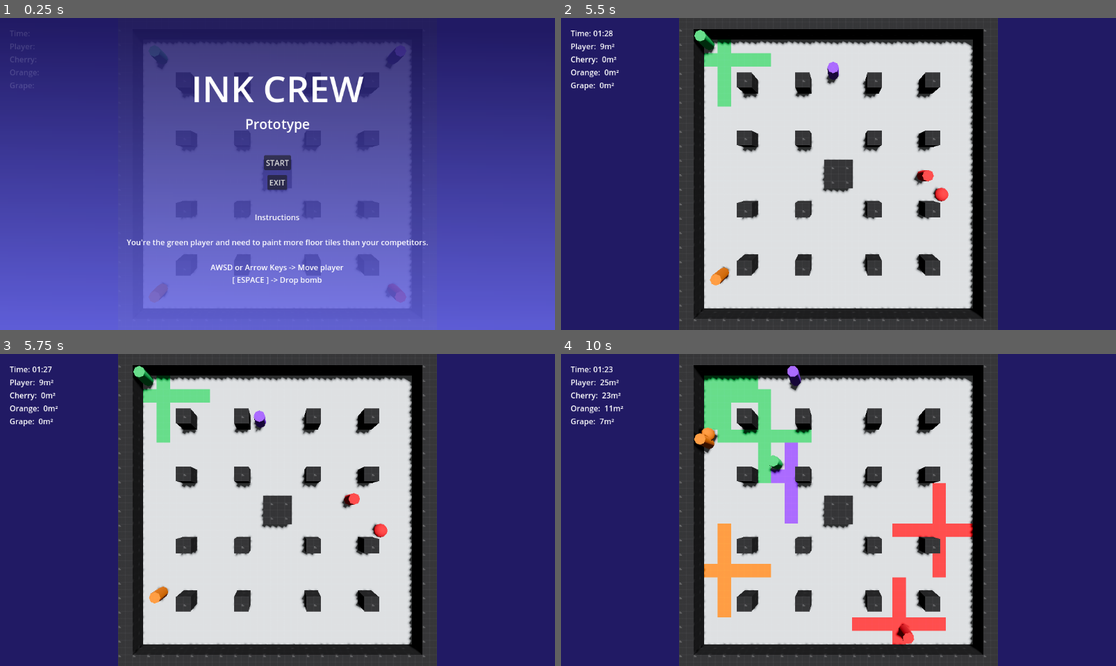
Above: before the commit, frames 1-4 (two rows, left to right).
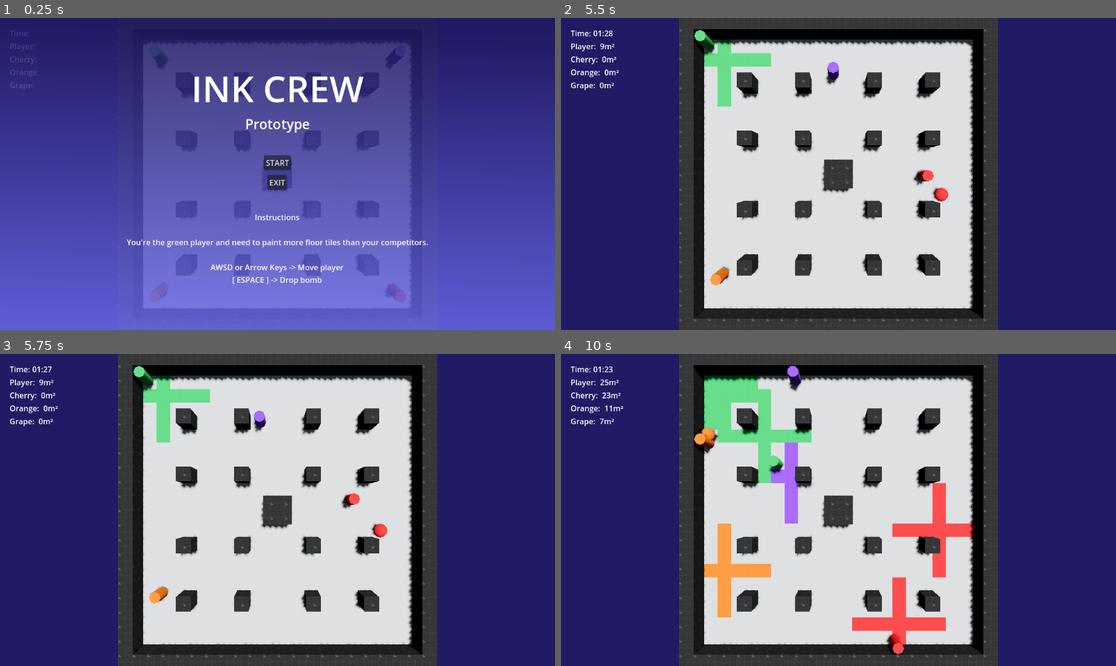
Above: after the commit, the same moments.

Repository: Urutau-Games/ink-crew
Game: Godot game, scene res://match.tscn
Same seed, same stepped clock (60 frames per second), same inputs: the game is played once before the commit and once after it.
Inputs:
- Up to frame 1 (0.25 s): no input
- Up to frame 2 (5.5 s): click "START" at 0.5 s; tap Enter at 1.25, 3.5 s; hold D (walk_right) 1.28-2.03 s; tap Space (drop_bomb) at 1.35, 2, 2.1, 2.85, 3.6, 4.35, 5.1 s; hold S (walk_backward) 2.03-2.78 s; hold D (walk_right) 2.78-3.53 s; hold W (walk_forward) 3.53-4.28 s; hold A (walk_left) from 4.28 s (still down)
- Up to frame 3 (5.75 s): keep holding A (walk_left)
- Up to frame 4 (10 s): release A (walk_left) at 5.78 s; hold S (walk_backward) 5.78-6.53 s; tap Space (drop_bomb) every 0.75 s from 5.85 to 9.6 s; hold D (walk_right) 6.53-7.28 s; hold W (walk_forward) 7.28-8.03 s; hold D (walk_right) 8.03-8.78 s; hold S (walk_backward) 8.78-9.53 s; hold A (walk_left) from 9.53 s (still down)

Frames 1-3 are identical in both runs. In frame 4, 0.3% of the frame differs, in the area x 42-64%, y 6-97%.

Commit message:
Implement stun for player and npcs

Diff:
--- a/arena.tscn
+++ b/arena.tscn
@@ -1,7 +1,7 @@
 [gd_scene load_steps=8 format=3 uid="uid://duwoi70lglhbr"]
 
 [ext_resource type="PackedScene" uid="uid://cecx8yqy8878i" path="res://rooms/room_1/room_1.tscn" id="1_h0wof"]
-[ext_resource type="PackedScene" uid="uid://c6mvnm4ilc8vm" path="res://player.tscn" id="2_fu4bq"]
+[ext_resource type="PackedScene" uid="uid://c6mvnm4ilc8vm" path="res://pawn.tscn" id="2_fu4bq"]
 [ext_resource type="Script" uid="uid://cib4xjwhs384f" path="res://human_player_controller.gd" id="3_sbb53"]
 [ext_resource type="Script" uid="uid://c5us0siigewc5" path="res://random_npc_controller.gd" id="4_pbtuc"]
 
--- a/bomb.gd
+++ b/bomb.gd
@@ -35,6 +35,12 @@
 		raycast.force_raycast_update()
 		while(raycast.is_colliding()):
 			var collider = raycast.get_collider()
+
+			if collider is Pawn:
+				var pawn := collider as Pawn
+				pawn.stun()
+				break
+
 			var object = collider.get_parent()
 
 			if not object is FloorTile:
--- a/bomb.tscn
+++ b/bomb.tscn
@@ -25,8 +25,7 @@
 })
 
 [node name="Visuals" type="CSGSphere3D" parent="."]
-use_collision = true
-collision_layer = 4
+collision_layer = 8
 collision_mask = 0
 material = SubResource("StandardMaterial3D_573fp")
 
@@ -36,27 +35,27 @@
 [node name="Up" type="RayCast3D" parent="RayCasts"]
 enabled = false
 target_position = Vector3(0, 0, -1)
-collision_mask = 2
+collision_mask = 7
 hit_from_inside = true
 collide_with_areas = true
 
 [node name="Right" type="RayCast3D" parent="RayCasts"]
 enabled = false
 target_position = Vector3(1, 0, 0)
-collision_mask = 2
+collision_mask = 7
 hit_from_inside = true
 collide_with_areas = true
 
 [node name="Down" type="RayCast3D" parent="RayCasts"]
 enabled = false
 target_position = Vector3(0, 0, 1)
-collision_mask = 2
+collision_mask = 7
 hit_from_inside = true
 collide_with_areas = true
 
 [node name="Left" type="RayCast3D" parent="RayCasts"]
 enabled = false
 target_position = Vector3(-1, 0, 0)
-collision_mask = 2
+collision_mask = 7
 hit_from_inside = true
 collide_with_areas = true
--- a/floor_tile.tscn
+++ b/floor_tile.tscn
@@ -27,6 +27,7 @@
 
 [node name="Tile" type="CSGBox3D" parent="."]
 use_collision = true
+collision_mask = 0
 size = Vector3(1, 0.2, 1)
 material = SubResource("StandardMaterial3D_riurw")
 
--- a/player.gd
+++ b/pawn.gd
@@ -1,4 +1,5 @@
 extends CharacterBody3D
+class_name Pawn
 
 var _rotation_acceleration: float = 10
 var _grounded_desacceleration: float = 0
@@ -6,6 +7,7 @@
 var _mass: float = 15
 
 @onready var visuals: Node3D = %Visuals
+@onready var stun_timer: Timer = $StunTimer
 
 @export_category("Scene Settings")
 @export var bomb_scene: PackedScene
@@ -14,8 +16,11 @@
 @export_category("Gameplay")
 @export var max_bombs: int = 1
 @export var bomb_color: Constants.FloorColor = Constants.FloorColor.Green
+@export var stun_time: float = .75
 
 @export var tag: Constants.PlayerTag = Constants.PlayerTag.None
+
+var _stunned: bool = false
 
 var _available_bombs: int
 
@@ -24,15 +29,17 @@
 	visuals.set_color(bomb_color)
 
 func _process(_delta: float) -> void:
-	if(input_controler.input.bomb_dropped and _available_bombs > 0):
-		_drop_bomb()
-		_available_bombs -= 1
+	if not _stunned:
+		if(input_controler.input.bomb_dropped and _available_bombs > 0):
+			_drop_bomb()
+			_available_bombs -= 1
 
 func _physics_process(delta: float) -> void:
-	var direction = input_controler.input.direction.normalized()
+	if(!_stunned):
+		var direction = input_controler.input.direction.normalized()
 
-	_rotate_visuals(direction, delta)
-	_apply_movement(direction, delta)
+		_rotate_visuals(direction, delta)
+		_apply_movement(direction, delta)
 
 func _drop_bomb():
 	var bomb: Bomb = bomb_scene.instantiate()
@@ -68,3 +75,10 @@
 		var acceleration = _rotation_acceleration * delta
 		var new_rotation = lerp_angle(current_rotation, look_direction.angle(), acceleration)
 		visuals.rotation.y = new_rotation
+
+func stun():
+	_stunned = true
+	stun_timer.start(stun_time)
+
+func _on_stun_timer_timeout() -> void:
+	_stunned = false
--- /dev/null
+++ b/pawn.tscn
@@ -0,0 +1,51 @@
+[gd_scene load_steps=12 format=3 uid="uid://c6mvnm4ilc8vm"]
+
+[ext_resource type="Script" uid="uid://bof1gr8wgmxgo" path="res://pawn.gd" id="1_scsyy"]
+[ext_resource type="PackedScene" uid="uid://bq38kepskdjop" path="res://bomb.tscn" id="2_g7qeg"]
+[ext_resource type="Script" uid="uid://d0vrx6igft4o" path="res://pawn_visuals.gd" id="3_lhn6w"]
+[ext_resource type="Texture2D" uid="uid://cnur7vgar2smn" path="res://assets/kenney_textures/texture_01_dark.png" id="4_77fhm"]
+[ext_resource type="Texture2D" uid="uid://7yjh57s1617k" path="res://assets/kenney_textures/texture_02_green.png" id="5_v7x12"]
+[ext_resource type="Texture2D" uid="uid://cjkcoivvyu4bq" path="res://assets/kenney_textures/texture_02_orange.png" id="6_m5juw"]
+[ext_resource type="Texture2D" uid="uid://br1h6ksvf8ly" path="res://assets/kenney_textures/texture_02_purple.png" id="7_eibul"]
+[ext_resource type="Texture2D" uid="uid://iteqvs3f455m" path="res://assets/kenney_textures/texture_02_red.png" id="8_sglw4"]
+[ext_resource type="Texture2D" uid="uid://cukcrxooajmk1" path="res://assets/kenney_textures/texture_13_light.png" id="9_2tsen"]
+
+[sub_resource type="CapsuleShape3D" id="CapsuleShape3D_7dm0k"]
+radius = 0.4
+height = 1.67
+
+[sub_resource type="StandardMaterial3D" id="StandardMaterial3D_onrkg"]
+resource_local_to_scene = true
+uv1_triplanar = true
+
+[node name="Pawn" type="CharacterBody3D"]
+collision_layer = 4
+collision_mask = 5
+script = ExtResource("1_scsyy")
+bomb_scene = ExtResource("2_g7qeg")
+
+[node name="CollisionShape3D" type="CollisionShape3D" parent="."]
+shape = SubResource("CapsuleShape3D_7dm0k")
+
+[node name="Visuals" type="Node3D" parent="."]
+unique_name_in_owner = true
+script = ExtResource("3_lhn6w")
+textures = Dictionary[int, Texture2D]({
+0: ExtResource("4_77fhm"),
+1: ExtResource("5_v7x12"),
+2: ExtResource("6_m5juw"),
+3: ExtResource("7_eibul"),
+4: ExtResource("8_sglw4"),
+5: ExtResource("9_2tsen")
+})
+
+[node name="Cilinder" type="CSGCylinder3D" parent="Visuals"]
+transform = Transform3D(1, 0, 0, 0, 1, 0, 0, 0, 1, 0, 0.05060458, 0)
+radius = 0.4
+height = 1.67
+material = SubResource("StandardMaterial3D_onrkg")
+
+[node name="StunTimer" type="Timer" parent="."]
+one_shot = true
+
+[connection signal="timeout" from="StunTimer" to="." method="_on_stun_timer_timeout"]
--- a/pilar.tscn
+++ b/pilar.tscn
@@ -6,11 +6,17 @@
 albedo_texture = ExtResource("1_hm83i")
 uv1_triplanar = true
 
-[node name="Pilar" type="Node3D"]
+[sub_resource type="BoxShape3D" id="BoxShape3D_hm83i"]
+size = Vector3(1, 2, 1)
+
+[node name="Pilar" type="StaticBody3D"]
+collision_mask = 0
 
 [node name="CSGBox3D" type="CSGBox3D" parent="."]
 material_override = SubResource("StandardMaterial3D_bn8xo")
-use_collision = true
 collision_layer = 3
 collision_mask = 0
 size = Vector3(1, 2, 1)
+
+[node name="CollisionShape3D" type="CollisionShape3D" parent="."]
+shape = SubResource("BoxShape3D_hm83i")
--- a/player.tscn
+++ /dev/null
@@ -1,44 +0,0 @@
-[gd_scene load_steps=12 format=3 uid="uid://c6mvnm4ilc8vm"]
-
-[ext_resource type="Script" uid="uid://bof1gr8wgmxgo" path="res://player.gd" id="1_onrkg"]
-[ext_resource type="PackedScene" uid="uid://bq38kepskdjop" path="res://bomb.tscn" id="2_i3pqv"]
-[ext_resource type="Script" uid="uid://d0vrx6igft4o" path="res://player_visuals.gd" id="3_i3pqv"]
-[ext_resource type="Texture2D" uid="uid://cnur7vgar2smn" path="res://assets/kenney_textures/texture_01_dark.png" id="4_b26j0"]
-[ext_resource type="Texture2D" uid="uid://7yjh57s1617k" path="res://assets/kenney_textures/texture_02_green.png" id="5_n7ghd"]
-[ext_resource type="Texture2D" uid="uid://cjkcoivvyu4bq" path="res://assets/kenney_textures/texture_02_orange.png" id="6_nvl01"]
-[ext_resource type="Texture2D" uid="uid://br1h6ksvf8ly" path="res://assets/kenney_textures/texture_02_purple.png" id="7_ivps1"]
-[ext_resource type="Texture2D" uid="uid://iteqvs3f455m" path="res://assets/kenney_textures/texture_02_red.png" id="8_urp6f"]
-[ext_resource type="Texture2D" uid="uid://cukcrxooajmk1" path="res://assets/kenney_textures/texture_13_light.png" id="9_bwjto"]
-
-[sub_resource type="CapsuleShape3D" id="CapsuleShape3D_7dm0k"]
-radius = 0.4
-height = 1.67
-
-[sub_resource type="StandardMaterial3D" id="StandardMaterial3D_onrkg"]
-resource_local_to_scene = true
-uv1_triplanar = true
-
-[node name="Player" type="CharacterBody3D"]
-script = ExtResource("1_onrkg")
-bomb_scene = ExtResource("2_i3pqv")
-
-[node name="CollisionShape3D" type="CollisionShape3D" parent="."]
-shape = SubResource("CapsuleShape3D_7dm0k")
-
-[node name="Visuals" type="Node3D" parent="."]
-unique_name_in_owner = true
-script = ExtResource("3_i3pqv")
-textures = Dictionary[int, Texture2D]({
-0: ExtResource("4_b26j0"),
-1: ExtResource("5_n7ghd"),
-2: ExtResource("6_nvl01"),
-3: ExtResource("7_ivps1"),
-4: ExtResource("8_urp6f"),
-5: ExtResource("9_bwjto")
-})
-
-[node name="Cilinder" type="CSGCylinder3D" parent="Visuals"]
-transform = Transform3D(1, 0, 0, 0, 1, 0, 0, 0, 1, 0, 0.05060458, 0)
-radius = 0.4
-height = 1.67
-material = SubResource("StandardMaterial3D_onrkg")
--- a/project.godot
+++ b/project.godot
@@ -53,7 +53,10 @@
 
 [layer_names]
 
+3d_physics/layer_1="static_objects"
 3d_physics/layer_2="explosion_detection"
+3d_physics/layer_3="pawn"
+3d_physics/layer_4="bomb"
 
 [rendering]
 
Renamed: player.gd.uid -> pawn.gd.uid
Renamed: player_controller.gd -> pawn_controller.gd
Renamed: player_controller.gd.uid -> pawn_controller.gd.uid
Renamed: player_visuals.gd -> pawn_visuals.gd
Renamed: player_visuals.gd.uid -> pawn_visuals.gd.uid
Not shown: 1 places in pilar.tscn that only renumber resources
